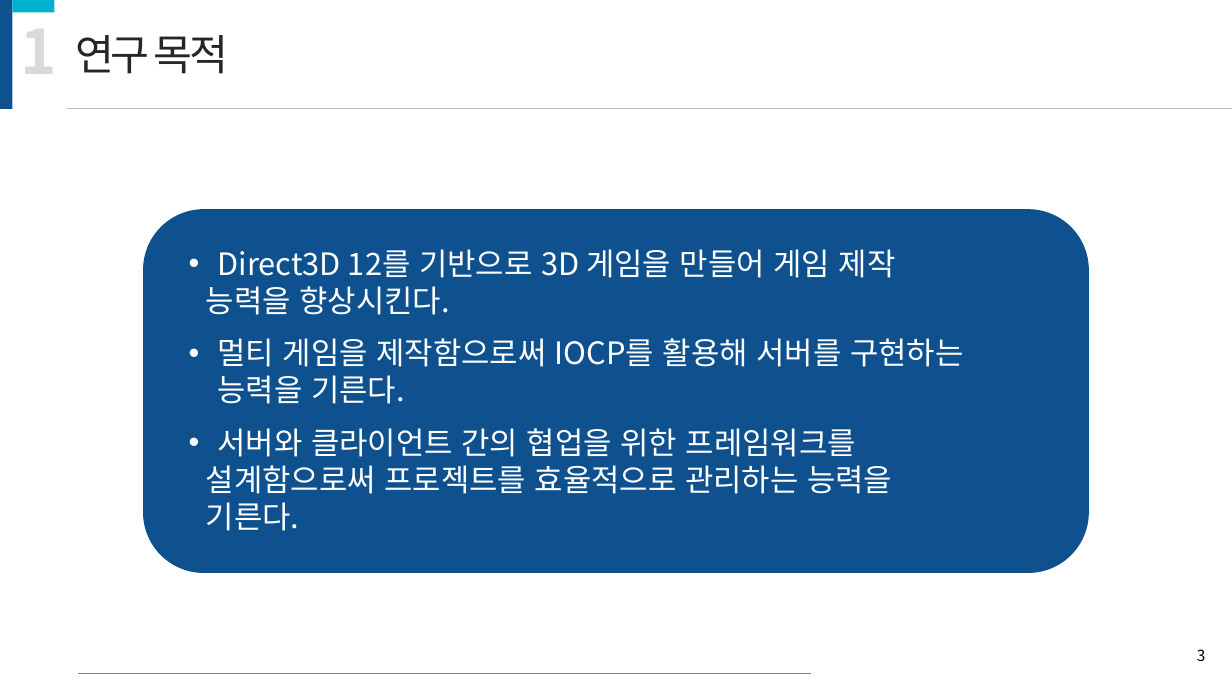
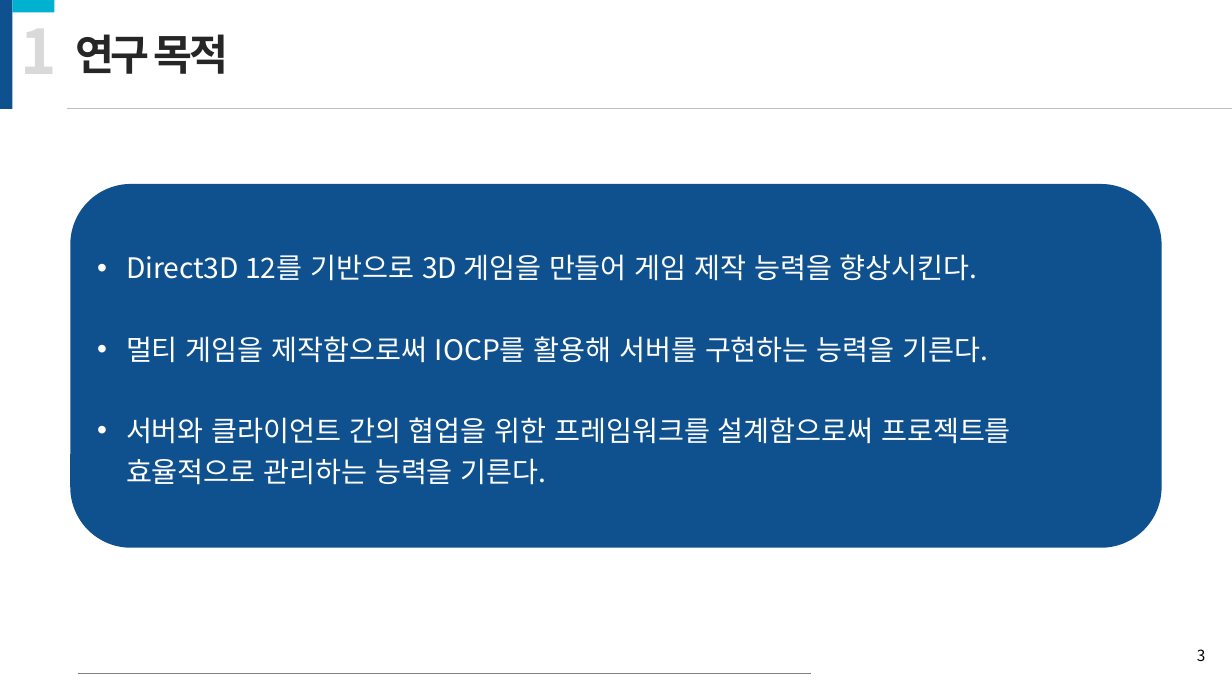
Before and after one commit to kiption/XD, a slide deck: slide 3 of 졸작_기획/[수정][제안서] Revenger_김승환_허재성_이세철.pptx. Drawn at 1232x693 pixels with LibreOffice and Linux fonts; fonts in the diff are those of the drawing. Boxes give left, top, right and bottom in pixels: in the first picture for what was removed or moved away, otherwise in the second. Text is boxed around its words. In the diff, an @@ line names an element or a change of style, - is before the commit and + after.

```diff
--- a/졸작_기획/[수정][제안서] Revenger_김승환_허재성_이세철.pptx
+++ b/졸작_기획/[수정][제안서] Revenger_김승환_허재성_이세철.pptx
@@ text "연구 목적" at <box>76,34,228,74</box>: bold on @@
@@ rounded rectangle "Direct3D 12를 기반으로 3D 게임을 ...": place and size @@
-rounded rectangle "Direct3D 12를 기반으로 3D 게임을 ..." at <box>206,249,963,531</box>
+rounded rectangle "Direct3D 12를 기반으로 3D 게임을 ..." at <box>70,184,1162,548</box>
@@ rounded rectangle "Direct3D 12를 기반으로 3D 게임을 ..." at <box>70,184,1162,548</box>: vertical alignment top to middle; fill none to #0F518E @@
@@ rounded rectangle removed at <box>143,209,1090,573</box> @@
@@ text in rounded rectangle at <box>126,254,978,281</box>: text changed; size 24 to 22 pt @@
-• Direct3D 12를 기반으로 3D 게임을 만들어 게임 제작
-능력을 향상시킨다.
+• Direct3D 12를 기반으로 3D 게임을 만들어 게임 제작 능력을 향상시킨다.
@@ text in rounded rectangle at <box>126,336,988,363</box>: size 24 to 22 pt in "멀티 게임을 제작함으로써 IOCP를 활용해 서버를 구현하는 ..."; line spacing 1 to 1.2 @@
@@ text in rounded rectangle at <box>126,417,1011,485</box>: text changed; size 24 to 22 pt @@
-• 서버와 클라이언트 간의 협업을 위한 프레임워크를
-설계함으로써 프로젝트를 효율적으로 관리하는 능력을
-기른다.
+• 서버와 클라이언트 간의 협업을 위한 프레임워크를 설계함으로써 프로젝트를 효율적으로 관리하는 능력을 기른다.
```
Also in this commit, not shown: 14 other slides changed, 1 slide removed.
